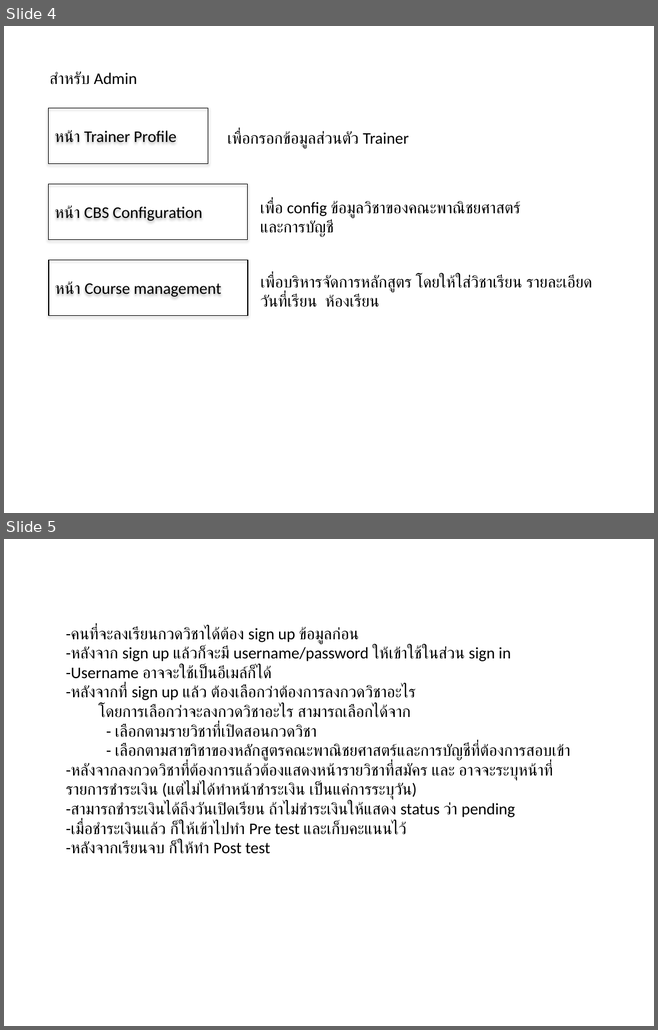
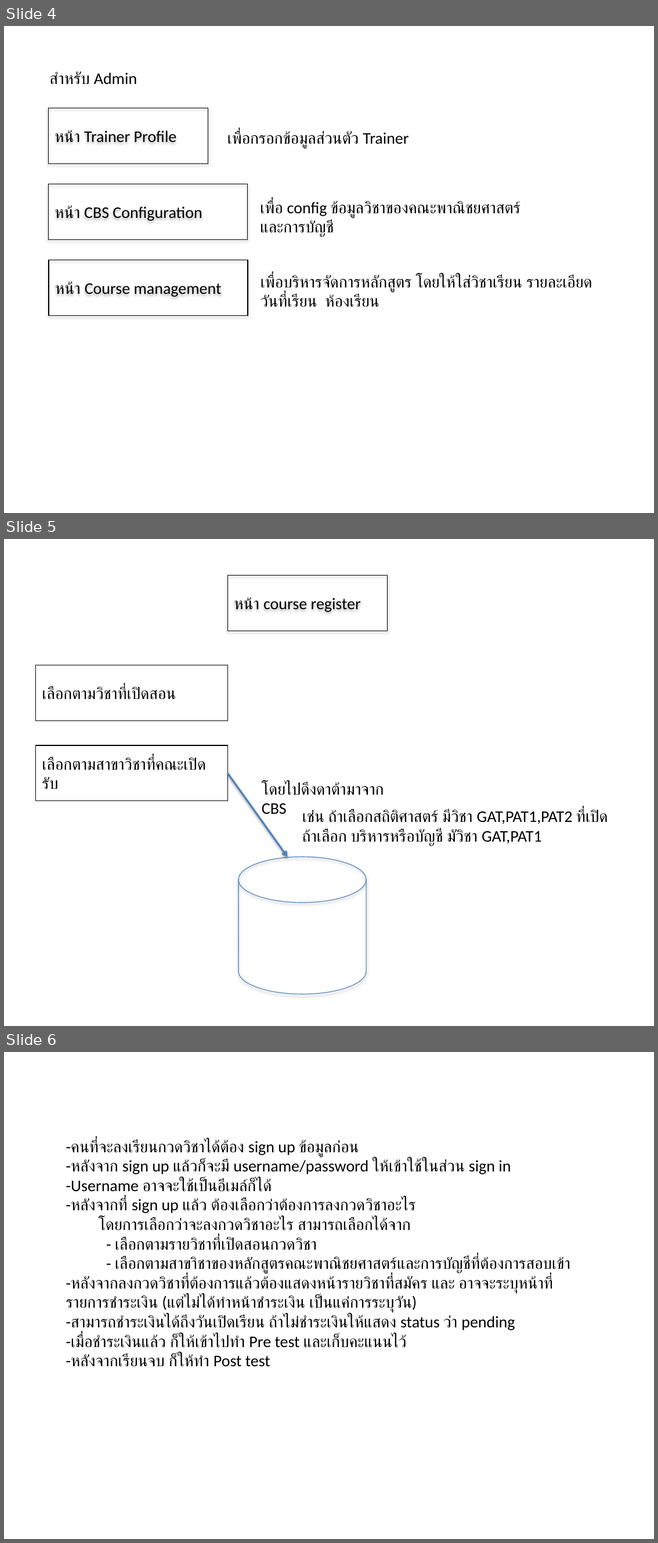
Before and after one commit to mugabarigiraCHUK/scotomax-hman, a slide deck: proj21/db/UserTemplate.pptx. Shown one above the other, each under a label of ours: slides 4 and 5 before the commit, slides 4, 5 and 6 after it. The pictures are 658x1030 and 658x1543 pixels, drawn with LibreOffice and Linux fonts; fonts in the diff are those of the drawing. Boxes give left, top, right and bottom in pixels: in the first picture for what was removed or moved away, otherwise in the second. Text is boxed around its words. In the diff, an @@ line names an element or a change of style, - is before the commit and + after.

Commit message:
revise นิดหน่อย

```diff
--- a/proj21/db/UserTemplate.pptx
+++ b/proj21/db/UserTemplate.pptx
@@ slide 5 added at [4, 539, 654, 1026], background #FFFFFF @@
@@ rectangle added at [227, 576, 387, 631], outline #000000 0.75 pt, 18 pt, text #000000 @@
+หน้า course register
@@ rectangle added at [36, 665, 227, 721], outline #000000 0.75 pt, 18 pt, text #000000 @@
+เลือกตามวิชาที่เปิดสอน
@@ rectangle added at [36, 745, 227, 801], outline #000000 0.75 pt, 18 pt, text #000000 @@
+เลือกตามสาขาวิชาที่คณะเปิดรับ
@@ arrow added from (227, 773) to (287, 857), #4F81BD 2 pt @@
@@ text added at [262, 782, 384, 815], 18 pt, text none @@
+โดยไปดึงดาต้ามาจาก CBS
@@ text added at [302, 809, 608, 846], 18 pt, text #000000 @@
+เช่น ถ้าเลือกสถิติศาสตร์ มีวิชา GAT,PAT1,PAT2 ที่เปิด
+ถ้าเลือก บริหารหรือบัญชี มัวิชา GAT,PAT1
@@ cylinder added at [238, 857, 366, 994], outline #4B7EBC 0.75 pt @@
@@ what was slide 5 is now slide 6 @@
```
